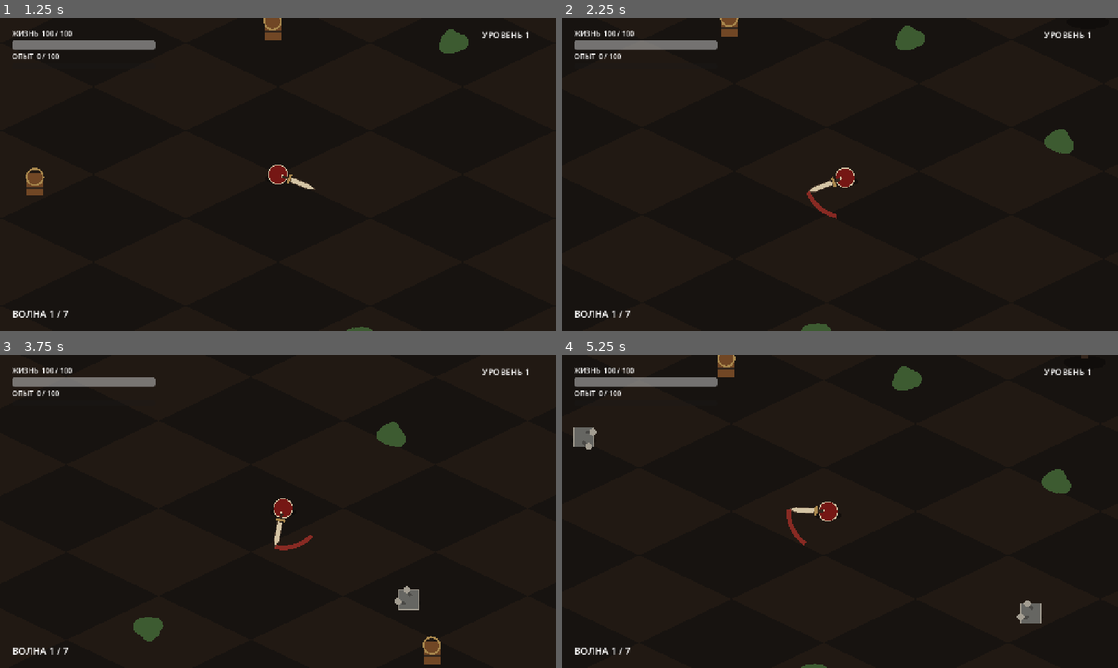
Above: before the commit, frames 1-4 (two rows, left to right).
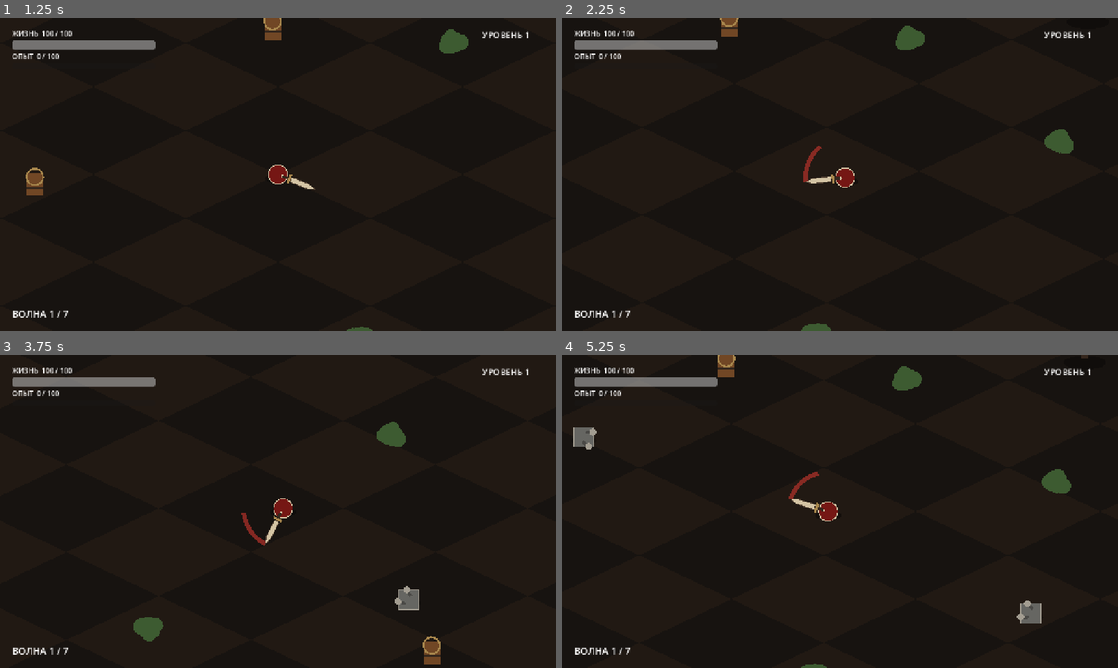
Above: after the commit, the same moments.

Repository: lollydragon666/testgame
Game: Godot game, scene res://scenes/main.tscn
Same seed, same stepped clock (60 frames per second), same inputs: the game is played once before the commit and once after it.
Inputs (mouse positions are in pixels of both pictures, inside the frame that each line leads up to):
- Up to frame 1 (1.25 s): click "⚔ НАЧАТЬ ПОХОД ⚔" at 0.5 s
- Up to frame 2 (2.25 s): tap Enter at 1.25 s; move the mouse to (962, 158) at 1.27 s; hold D (move_right) 1.28-2.03 s; click (962, 158) at 1.35 s; move the mouse to (728, 190) at 2.02 s; hold S (move_down) from 2.03 s (still down); click (728, 190) at 2.1 s
- Up to frame 3 (3.75 s): move the mouse to (333, 442) at 2.77 s; release S (move_down) at 2.78 s; hold D (move_right) 2.78-3.53 s; click (333, 442) at 2.85 s; move the mouse to (250, 574) at 3.52 s; hold W (move_up) from 3.53 s (still down); click (250, 574) at 3.6 s
- Up to frame 4 (5.25 s): move the mouse to (1006, 558) at 4.27 s; release W (move_up) at 4.28 s; hold A (move_left) from 4.28 s (still down); click (1006, 558) at 4.35 s; move the mouse to (673, 464) at 5.02 s; click (673, 464) at 5.1 s

Frame 1 is identical in both runs. In frame 2, 0.4% of the frame differs, in the area x 43-50%, y 40-65%; in frame 3, 0.4%; in frame 4, 0.4%.

Commit message:
Alternate sword swings and add enemy slash trails

Diff:
--- a/scripts/enemies/melee_enemy.gd
+++ b/scripts/enemies/melee_enemy.gd
@@ -1,8 +1,15 @@
 class_name MeleeEnemy
 extends EnemyBase
 
+const SWING_DURATION := 0.38
+const SWING_START := -1.0
+const SWING_END := 0.9
+
 var attack_cooldown := 0.45
 var weapon_phase := 0.0
+var swing_time := 0.0
+var swing_direction := 1.0
+var next_swing_direction := 1.0
 
 func _init() -> void:
 	enemy_kind = "melee"
@@ -14,12 +21,16 @@
 
 func tick_behavior(delta: float) -> void:
 	attack_cooldown = maxf(0.0, attack_cooldown - delta)
+	swing_time = maxf(0.0, swing_time - delta)
 	weapon_phase = fmod(weapon_phase + delta * 5.8, TAU)
 	var distance := world_position.distance_to(player.world_position)
 	if distance > 62.0:
 		distance = move_toward_player(delta)
 	if distance <= 72.0 and attack_cooldown <= 0.0:
 		attack_cooldown = 1.25
+		swing_time = SWING_DURATION
+		swing_direction = next_swing_direction
+		next_swing_direction *= -1.0
 		damage_player()
 
 func _draw() -> void:
@@ -30,7 +41,32 @@
 	draw_rect(Rect2(Vector2.ONE * -hit_radius, Vector2.ONE * hit_radius * 2.0), body)
 	draw_rect(Rect2(Vector2.ONE * -hit_radius, Vector2.ONE * hit_radius * 2.0), Color("574637"), false, 2.0)
 	var aim_screen := IsoMath.world_to_screen((player.world_position - world_position).normalized()).normalized()
-	var sword_direction := aim_screen.rotated(sin(weapon_phase) * 0.72)
+	var base_angle := aim_screen.angle()
+	var sword_offset := sin(weapon_phase) * 0.18
+	if swing_time > 0.0:
+		sword_offset = _swing_offset()
+		_draw_swing_trail(base_angle)
+	var sword_direction := Vector2.from_angle(base_angle + sword_offset)
 	draw_line(sword_direction * 16.0, sword_direction * 58.0, Color("d4c4a4"), 6.0)
 	draw_line(sword_direction * 20.0 - sword_direction.orthogonal() * 10.0, sword_direction * 20.0 + sword_direction.orthogonal() * 10.0, Color("a8874d"), 5.0)
 	draw_health_bar(55.0)
+
+func _swing_start_offset() -> float:
+	return SWING_START if swing_direction > 0.0 else SWING_END
+
+func _swing_end_offset() -> float:
+	return SWING_END if swing_direction > 0.0 else SWING_START
+
+func _swing_offset() -> float:
+	var progress := 1.0 - swing_time / SWING_DURATION
+	return lerpf(_swing_start_offset(), _swing_end_offset(), ease(progress, -2.2))
+
+func _draw_swing_trail(base_angle: float) -> void:
+	var start_offset := _swing_start_offset()
+	var current_offset := _swing_offset()
+	var trail := PackedVector2Array()
+	for index in 20:
+		var progress := float(index) / 19.0
+		var angle := base_angle + lerpf(start_offset, current_offset, progress)
+		trail.append(Vector2.from_angle(angle) * 58.0)
+	draw_polyline(trail, Color(0.31, 0.49, 0.25, 0.68), 8.0)
--- a/scripts/player/player.gd
+++ b/scripts/player/player.gd
@@ -119,11 +119,19 @@
 	var base_angle := IsoMath.screen_angle(aim_direction)
 	var eye := Vector2.from_angle(base_angle) * radius * 0.5
 	draw_circle(eye, 3.2, Color("d4c4a4"))
+	if attack.swing_time > 0.0:
+		_draw_swing_trail(base_angle)
 	_draw_sword(base_angle + attack.swing_offset())
-	if attack.swing_time > 0.0:
-		var progress := 1.0 - attack.swing_time / attack.swing_duration
-		var head := lerpf(PlayerAttack.SWEEP_START, PlayerAttack.SWEEP_END, ease(progress, -2.5))
-		draw_arc(Vector2.ZERO, attack.sword_length, base_angle + PlayerAttack.SWEEP_START, base_angle + head, 28, Color(0.69, 0.19, 0.16, 0.72), 10.0)
+
+func _draw_swing_trail(base_angle: float) -> void:
+	var start_offset := attack.swing_start_offset()
+	var current_offset := attack.swing_offset()
+	var trail := PackedVector2Array()
+	for index in 24:
+		var progress := float(index) / 23.0
+		var angle := base_angle + lerpf(start_offset, current_offset, progress)
+		trail.append(Vector2.from_angle(angle) * attack.sword_length)
+	draw_polyline(trail, Color(0.69, 0.19, 0.16, 0.72), 10.0)
 
 func _draw_sword(angle: float) -> void:
 	var direction := Vector2.from_angle(angle)
--- a/scripts/player/player_attack.gd
+++ b/scripts/player/player_attack.gd
@@ -14,6 +14,8 @@
 var sword_tier := 1
 var cooldown := 0.0
 var swing_time := 0.0
+var swing_direction := 1.0
+var next_swing_direction := 1.0
 var host
 
 func setup(player_host) -> void:
@@ -30,6 +32,8 @@
 		return
 	cooldown = cooldown_duration
 	swing_time = swing_duration
+	swing_direction = next_swing_direction
+	next_swing_direction *= -1.0
 	attack_started.emit()
 	_hit_group("enemy", "take_damage")
 	_hit_group("enemy_projectile", "destroy_by_sword")
@@ -70,7 +74,14 @@
 	if swing_time <= 0.0:
 		return 0.0
 	var progress := 1.0 - swing_time / swing_duration
-	return lerpf(SWEEP_START, SWEEP_END, ease(progress, -2.5))
+	var eased_progress := ease(progress, -2.5)
+	return lerpf(swing_start_offset(), swing_end_offset(), eased_progress)
+
+func swing_start_offset() -> float:
+	return SWEEP_START if swing_direction > 0.0 else SWEEP_END
+
+func swing_end_offset() -> float:
+	return SWEEP_END if swing_direction > 0.0 else SWEEP_START
 
 func upgrade_sword() -> void:
 	sword_length += 11.0
@@ -86,3 +97,5 @@
 	sword_tier = 1
 	cooldown = 0.0
 	swing_time = 0.0
+	swing_direction = 1.0
+	next_swing_direction = 1.0
Not shown, changed: README.md
